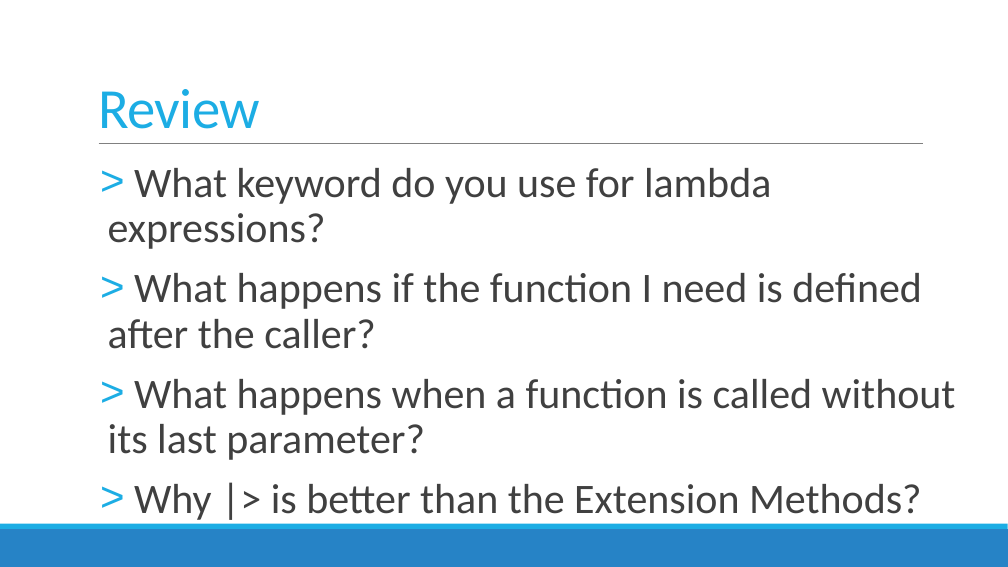
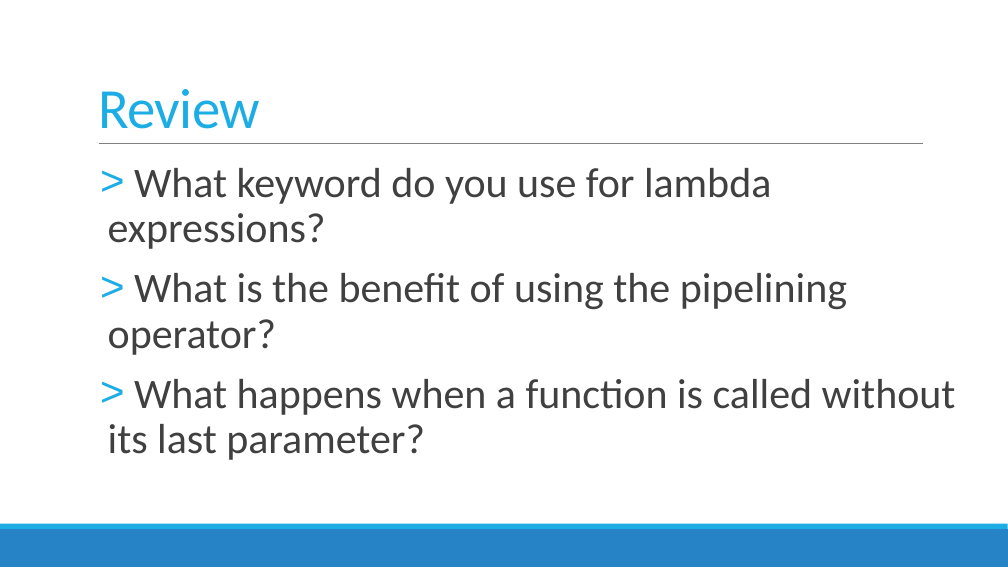
Before and after one commit to featuresnap/fsharpworkshop, a slide deck: slide 30 of FSharpWorkshop_Slides.pptx (slide 35 before the commit). Drawn at 1008x567 pixels with LibreOffice and Linux fonts; fonts in the diff are those of the drawing. Boxes give left, top, right and bottom in pixels: in the first picture for what was removed or moved away, otherwise in the second. Text is boxed around its words. In the diff, an @@ line names an element or a change of style, - is before the commit and + after.

```diff
--- a/FSharpWorkshop_Slides.pptx
+++ b/FSharpWorkshop_Slides.pptx
@@ text at (108, 273, 847, 355): text changed @@
-> What happens if the function I need is defined after the caller?
+> What is the benefit of using the pipelining operator?
@@ text at (134, 484, 922, 524): paragraph removed @@
-> Why |> is better than the Extension Methods?
```
Also in this commit, not shown: 20 other slides changed, 1 slide added, 13 slides removed, 1 other file.
